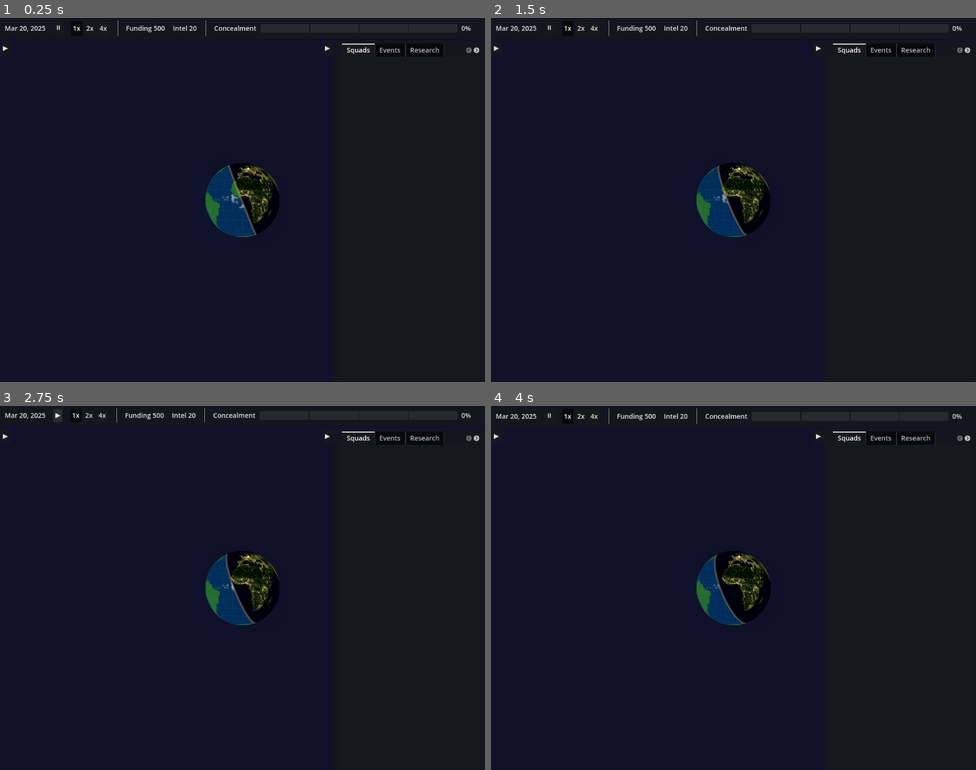
Above: before the commit, frames 1-4 (two rows, left to right).
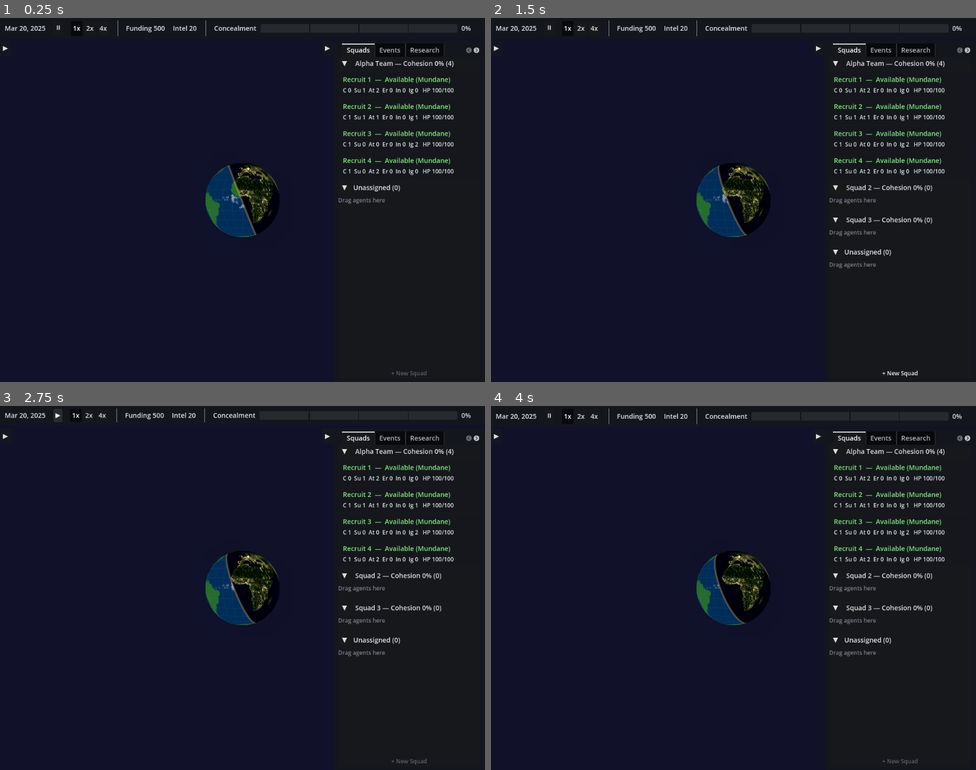
Above: after the commit, the same moments.

Repository: TehT/Merge
Game: Godot game, scene res://scenes/Main.tscn
The game is run twice, just before and just after one commit, with the same random seed, the same clock (stepped at 60 frames per second) and the same inputs.
Inputs (mouse positions are in pixels of both pictures, inside the frame that each line leads up to):
- Up to frame 1 (0.25 s): no input
- Up to frame 2 (1.5 s): click (898, 374) at 0.5 s, where only the run after the commit has a clickable "+ New Squad"; click (898, 374) at 1.25 s, where only the run after the commit has a clickable "+ New Squad"
- Up to frame 3 (2.75 s): click "⏸" at 2 s
- Up to frame 4 (4 s): click "▶" at 2.75 s; click "1x" at 3.5 s

The runs differ from the first frame. In frame 1, 1.6% of the frame differs, in the area x 69-94%, y 11-99%; in frame 2, 2.0%; in frame 3, 2.0%; in frame 4, 2.0%.
Error before the commit: Parse Error: Preload file "res://data/skills/combat/firearms.tres" does not exist. (res://scripts/managers/agent_manager.gd:27)

Commit message:
Generate the starting roster procedurally instead of hand-authoring it
_create_starting_roster() now loops starting_roster_size times (still 4,
@export-tunable), rolling each recruit Generalist vs. Specialist against
generalist_chance (@export, default 0.6 = 3:5 generalists, i.e. a 2:3
specialist:generalist ratio) and delegating to AgentGenerator instead of
the four hand-authored agents. Generated recruits are named "Recruit N"
placeholder-style (no name generator exists yet) and stay mundane (no
SupernaturalType roll — there's no Awakened skill catalog to draw from
yet either).

Verified headlessly: the roster still initializes and TeamManager still
forms a starting team from it, the specialist/generalist split lands at
~40/60 over 2000 trials, and a sample roster shows the expected skill
counts and proficiency spread for each archetype.

Co-Authored-By: Claude Sonnet 5 <noreply@anthropic.com>

Diff:
--- a/scripts/managers/agent_manager.gd
+++ b/scripts/managers/agent_manager.gd
@@ -2,55 +2,41 @@
 class_name AgentManager
 ## AgentManager — a persistent node in Main.tscn, referenced elsewhere via
 ## Game.agent_manager (registers itself in _ready() — see game.gd). Owns
-## the player's agent roster: the starting 4 agents, status transitions,
-## and lookup helpers.
+## the player's agent roster: the procedurally-generated starting recruits,
+## status transitions, and lookup helpers.
 
 signal roster_changed()
 signal agent_status_changed(agent_id: String, old_status: AgentData.Status, new_status: AgentData.Status)
 
 @export var roster: Array[AgentData] = []
 
+## How many recruits to procedurally generate for the starting roster.
+@export var starting_roster_size: int = 4
+
+## Chance (0-1) that a given recruit is generated as a Generalist rather
+## than a Specialist. 0.6 = 3:5 generalists, i.e. a 2:3 specialist-to-
+## generalist ratio.
+@export_range(0.0, 1.0) var generalist_chance: float = 0.6
+
 func _ready() -> void:
 	Game.agent_manager = self
 	roster = _create_starting_roster()
 	print("[AgentManager] roster initialized with %d agents" % roster.size())
 
-## Starting roster's skills, loaded from saved SkillData resources (see
-## res://data/skills/<proficiency>/) instead of built inline — rebalancing
-## a skill or adding a new one is a .tres edit, not a code change. The
-## agent shells themselves (name, supernatural type) stay code-built here
-## since there's no per-agent resource type yet.
+## Starting roster, procedurally built via AgentGenerator instead of
+## hand-authored — each recruit rolls Generalist vs. Specialist per
+## generalist_chance, then AgentGenerator draws their skills from the
+## res://data/skills/<proficiency>/ catalog. All mundane for now; nothing
+## rolls a SupernaturalType yet since there's no Awakened skill catalog to
+## draw from.
 func _create_starting_roster() -> Array[AgentData]:
 	var roster_out: Array[AgentData] = []
-
-	var mara_skills: Array[SkillData] = [
-		SkillHandler.instantiate(preload("res://data/skills/combat/firearms.tres"), 3),
-		SkillHandler.instantiate(preload("res://data/skills/combat/cqc.tres"), 3),
-		SkillHandler.instantiate(preload("res://data/skills/combat/heavy_ordnance.tres"), 2),
-	]
-	roster_out.append(AgentData.new().setup("Mara Okonkwo", mara_skills, AgentData.SupernaturalType.NONE))
-
-	var iris_skills: Array[SkillData] = [
-		SkillHandler.instantiate(preload("res://data/skills/subterfuge/infiltration.tres"), 4),
-		SkillHandler.instantiate(preload("res://data/skills/subterfuge/misdirection.tres"), 3),
-		SkillHandler.instantiate(preload("res://data/skills/subterfuge/fieldcraft.tres"), 2),
-	]
-	roster_out.append(AgentData.new().setup("Iris Vance", iris_skills, AgentData.SupernaturalType.SHADOW))
-
-	var desmond_skills: Array[SkillData] = [
-		SkillHandler.instantiate(preload("res://data/skills/ingenuity/surveillance.tres"), 3),
-		SkillHandler.instantiate(preload("res://data/skills/ingenuity/cryptography.tres"), 3),
-		SkillHandler.instantiate(preload("res://data/skills/influence/negotiation.tres"), 3),
-	]
-	roster_out.append(AgentData.new().setup("Desmond Ffrench", desmond_skills, AgentData.SupernaturalType.NONE))
-
-	var kalinda_skills: Array[SkillData] = [
-		SkillHandler.instantiate(preload("res://data/skills/attunement/sixth_sense.tres"), 3),
-		SkillHandler.instantiate(preload("res://data/skills/erudition/anomaly_reading.tres"), 3),
-		SkillHandler.instantiate(preload("res://data/skills/influence/cold_reading.tres"), 2),
-	]
-	roster_out.append(AgentData.new().setup("Kalinda Reyes", kalinda_skills, AgentData.SupernaturalType.SEER))
-
+	for i in range(starting_roster_size):
+		var recruit_name := "Recruit %d" % (i + 1)
+		if randf() < generalist_chance:
+			roster_out.append(AgentGenerator.generate_generalist(recruit_name))
+		else:
+			roster_out.append(AgentGenerator.generate_random_specialist(recruit_name))
 	return roster_out
 
 func get_available_agents() -> Array[AgentData]:
